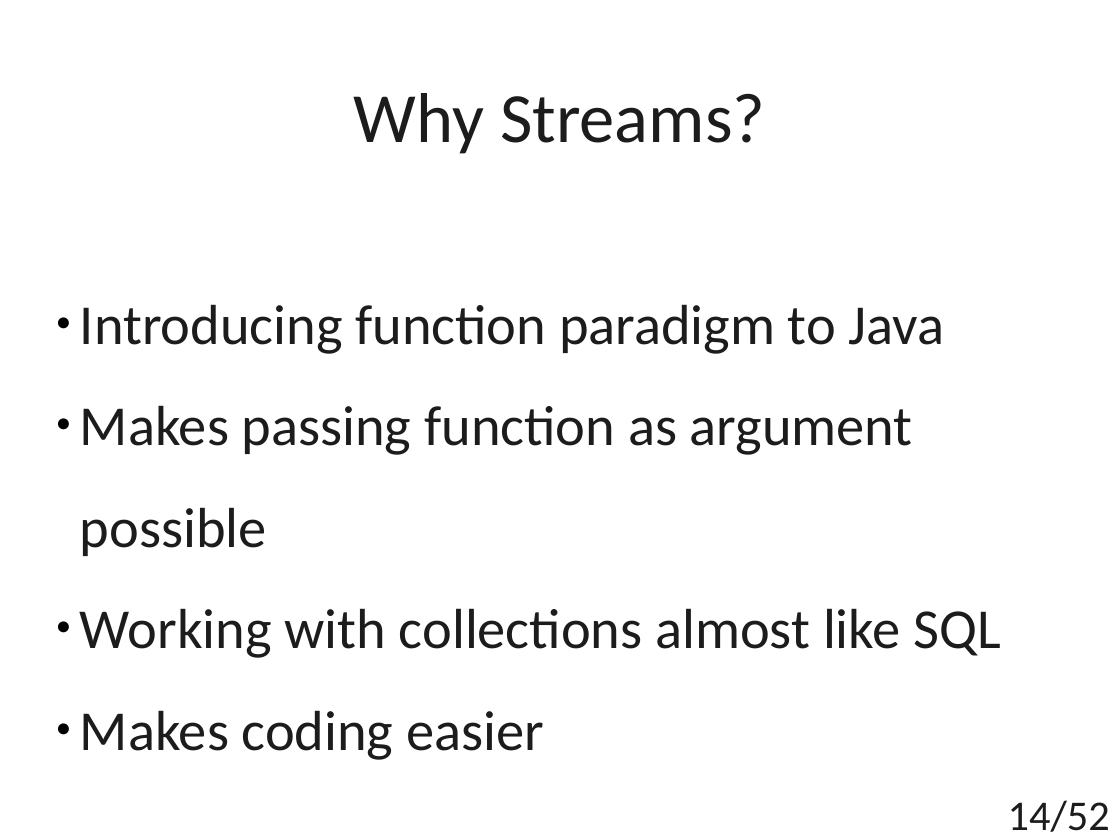
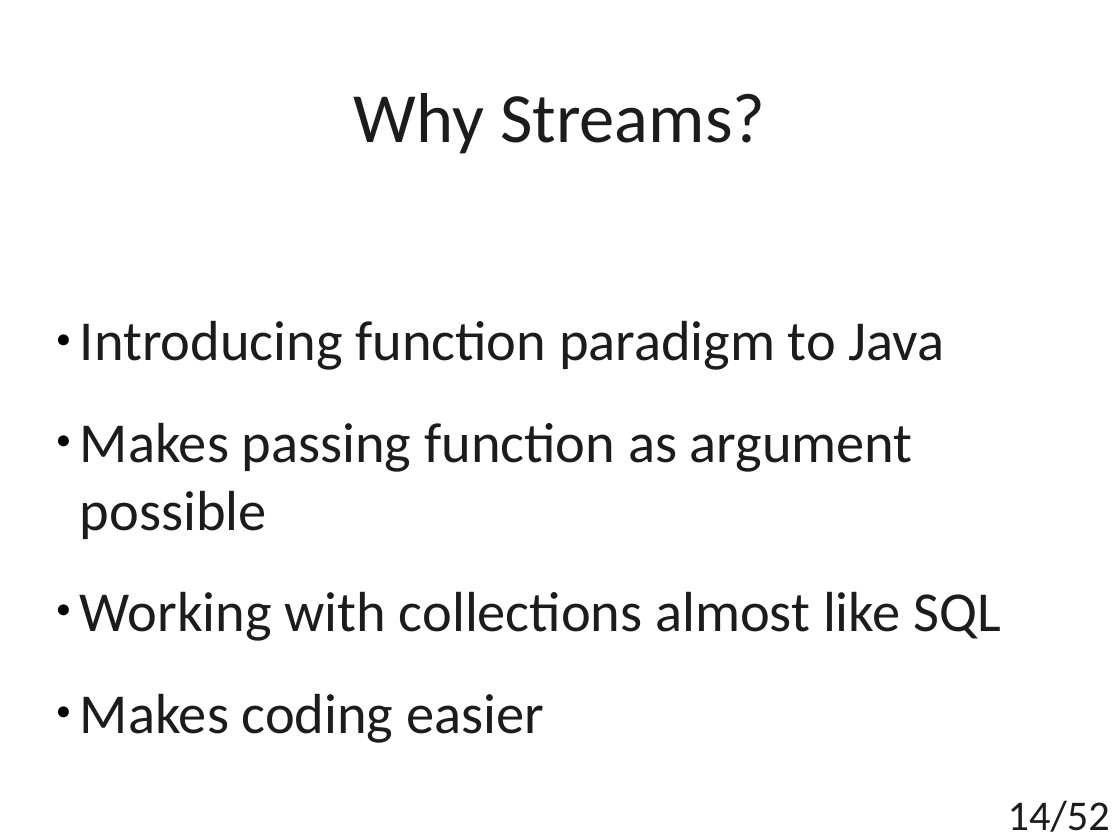
Before and after one commit to t4upl/java-streams-workshop, a slide deck: slide 14 of src/main/resources/editables/presentation.odp. Drawn at 1120x840 pixels with LibreOffice and Linux fonts; fonts in the diff are those of the drawing. Boxes give left, top, right and bottom in pixels: in the first picture for what was removed or moved away, otherwise in the second. Text is boxed around its words. In the diff, an @@ line names an element or a change of style, - is before the commit and + after.

```diff
--- a/src/main/resources/editables/presentation.odp
+++ b/src/main/resources/editables/presentation.odp
@@ subtitle "Introducing function paradigm to Java": place and size @@
-subtitle "Introducing function paradigm to Java" at bbox=[80, 304, 1001, 760]
+subtitle "Introducing function paradigm to Java" at bbox=[80, 320, 1001, 743]
@@ subtitle at bbox=[80, 422, 913, 539]: text changed @@
-● Makes passing function as argument possible
+● Makes passing function as argument
+possible
```
Also in this commit, not shown: 7 other slides changed, 3 other files.
